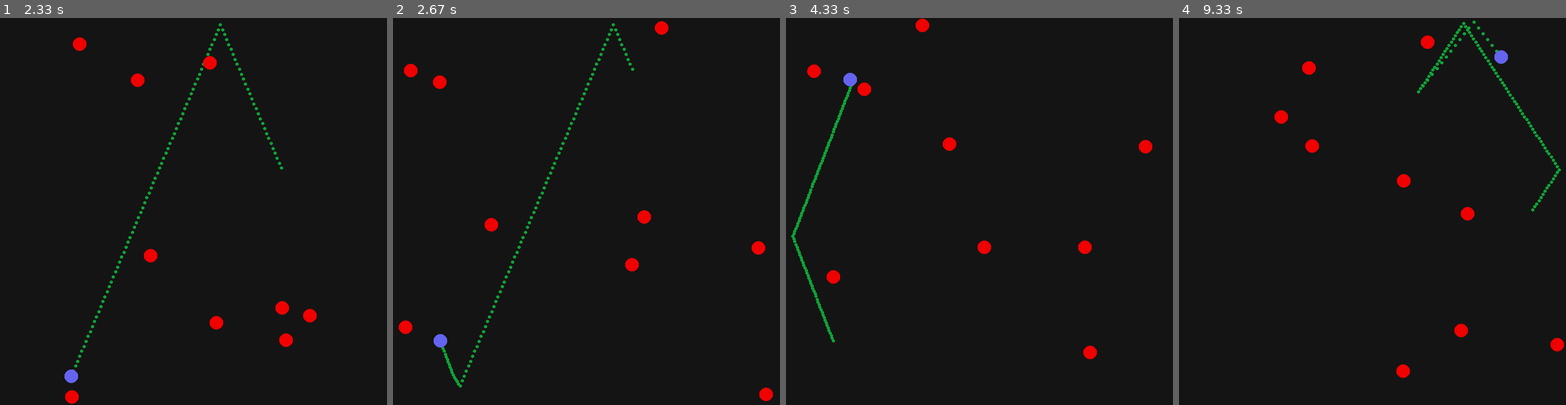
Above: before the commit, frames 1-4 (left to right).
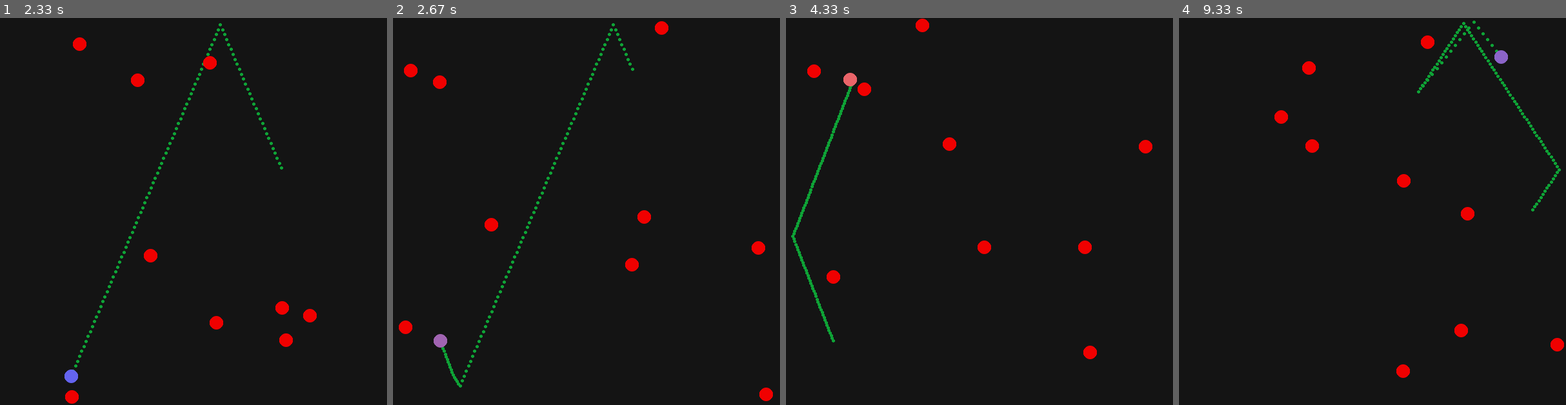
Above: after the commit, the same moments.

Repository: nmaszin/kulki
Game: pygame game, started from main.py
Two runs of this game, one before a commit and one after it. Both use one fixed random seed, a clock stepped at 60 frames per second and the inputs below.
Inputs:
- Up to frame 1 (2.33 s): no input
- Up to frame 2 (2.67 s): no input
- Up to frame 3 (4.33 s): no input
- Up to frame 4 (9.33 s): no input

Frame 1 is identical in both runs. In frame 2, 0.1% of the frame differs, in the area x 10-14%, y 81-86%; in frame 3, 0.1%; in frame 4, 0.1%.

Commit message:
Add bounce tracked ball animation

Diff:
--- a/app/app.py
+++ b/app/app.py
@@ -40,7 +40,8 @@
       SimulationConfig({
         'balls_number': 10,
         'width': self.WINDOW_WIDTH,
-        'height': self.WINDOW_HEIGHT
+        'height': self.WINDOW_HEIGHT,
+        'simulation_fps': self.GENERATE_FPS
       })
     )
 
@@ -56,6 +57,10 @@
     while self.running:
       for event in pygame.event.get():
         self.handle_event(event)
+
+    mean = lambda l: sum(l) / len(l)
+    print(self.simulation.pop_frame().balls[0].collisions_counter, 'kolizji')
+    print(mean(self.simulation.pop_frame().balls[0].free_paths), 'to średnia droga swobodna')
 
   def handle_event(self, event):
     if event.type == pygame.QUIT:
--- a/app/color.py
+++ b/app/color.py
@@ -4,7 +4,12 @@
   BACKGROUND = (20, 20, 20)
   BALL = (240, 0, 0)
   TRACKED_BALL = (100, 100, 240)
+  BOUNCED_BALL = (240, 100, 100)
   TRACK = (14, 163, 54)
+
+  @staticmethod
+  def mix(weight, first_color, second_color):
+    return tuple(map(lambda x: int(x[0] * weight + x[1] * (1 - weight)), zip(first_color, second_color)))
 
   @staticmethod
   def random():
--- a/app/simulation/ball.py
+++ b/app/simulation/ball.py
@@ -18,8 +18,6 @@
     self.velocity = velocity
     self.acceleration = acceleration
     self.collisions_precision = collisions_precision
-
-    self.track_length = 0
 
   def __eq__(self, other):
     return self.position == other.position and self.velocity == other.velocity and self.radius == other.radius
@@ -104,8 +102,9 @@
     self.velocity += velocity_displacement
 
     displacement = self.velocity * time_delta
-    self.track_length += abs(displacement)
     self.position = self.position.translate(displacement)
+
+    return abs(displacement)
 
 class TrackedBall(Ball):
   TRACK_SIZE = 100
@@ -114,9 +113,28 @@
     super().__init__(position, radius, velocity, acceleration, collisions_precision)
     self.previous_positions = deque([])
 
+    self.collision_effect = 0 # Used as color weight in visualisation
+    self.collisions_counter = 0
+
+    self.free_paths = []
+    self.current_free_path = 0
+
   def update(self, time_delta):
+    self.collision_effect = max(self.collision_effect - 0.04, 0)
+
     self.previous_positions.append(self.position)
-    super().update(time_delta)
-
     if len(self.previous_positions) > self.TRACK_SIZE:
       self.previous_positions.popleft()
+
+    displacement = super().update(time_delta)
+    self.current_free_path += displacement
+    return displacement
+
+  def bounce_off_of_ball(self, ball):
+    super().bounce_off_of_ball(ball)
+
+    self.collision_effect = 1
+    self.collisions_counter += 1
+
+    self.free_paths.append(self.current_free_path)
+    self.current_free_path = 0
--- a/app/visualisation/ball.py
+++ b/app/visualisation/ball.py
@@ -1,3 +1,4 @@
+from app.color import Color
 from app.graphics.circle import Circle
 
 class DrawableBall:
@@ -9,8 +10,14 @@
     Circle(self.ball.position, self.ball.radius, self.color).draw(surface)
 
 class DrawableTrackedBall(DrawableBall):
-  def __init__(self, ball, color, track_color):
-    super().__init__(ball, color)
+  def __init__(self, ball, color, track_color, bounce_color):
+    mixed_color = Color.mix(
+      ball.collision_effect,
+      bounce_color,
+      color
+    )
+
+    super().__init__(ball, mixed_color)
     self.track_color = track_color
 
   def draw(self, surface):
--- a/app/visualisation/frame.py
+++ b/app/visualisation/frame.py
@@ -9,6 +9,6 @@
   def draw(self, surface):
     for ball in self.frame.balls:
       if isinstance(ball, TrackedBall):
-        DrawableTrackedBall(ball, Color.TRACKED_BALL, Color.TRACK).draw(surface)
+        DrawableTrackedBall(ball, Color.TRACKED_BALL, Color.TRACK, Color.BOUNCED_BALL).draw(surface)
       else:
         DrawableBall(ball, Color.BALL).draw(surface)
